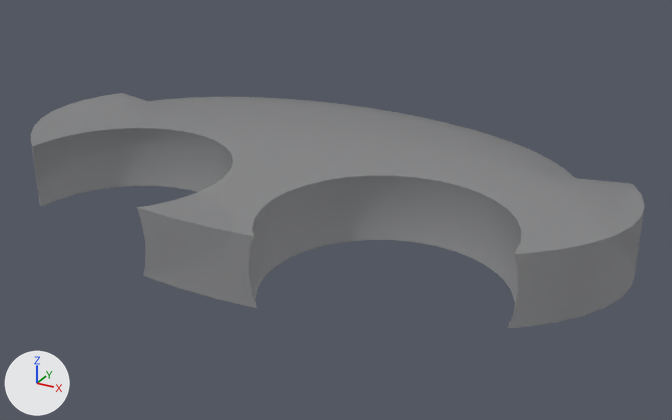
The FBX model TD Test/Assets/Models/imported meshes/AlienBoss.FBX: old version first, new version second.
Camera for both pictures: a 50 mm lens placed at (0.1589, -0.1615, 0.0937), pointed at (0.0582, 0.0217, 0.0021). The axes (+X, +Y, +Z) are drawn at lower left. The lights are the same throughout. Where no turn or scale is listed for an object, it has been applied to the vertices.
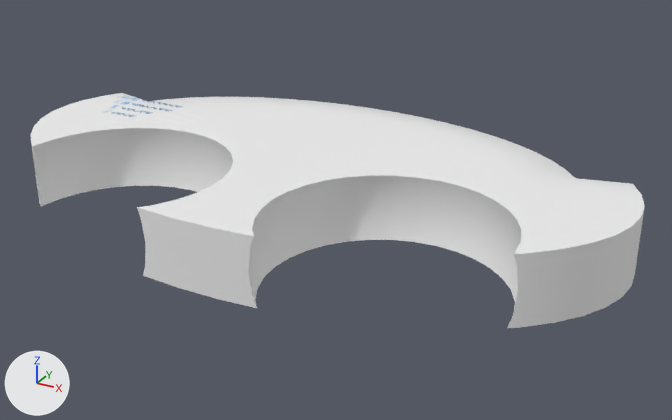
What differs and where, as boxes (x1, y1, x2, y2) in the pictures (672 x 420 px):
'Cylinder001', surface changed (grey to white)
    both: (31, 93, 645, 328)

The change, as a list of edits to the scene's bpy script:
```text
Add img_boss_png:
    img_boss_png = load_image('boss.png', '_unpacked/boss.png', 1024, 1024, 'sRGB')
Change mat_material__26:
    mat_material__26.texture: img_alienboss1_png -> img_boss_png  # with its transparency
```
